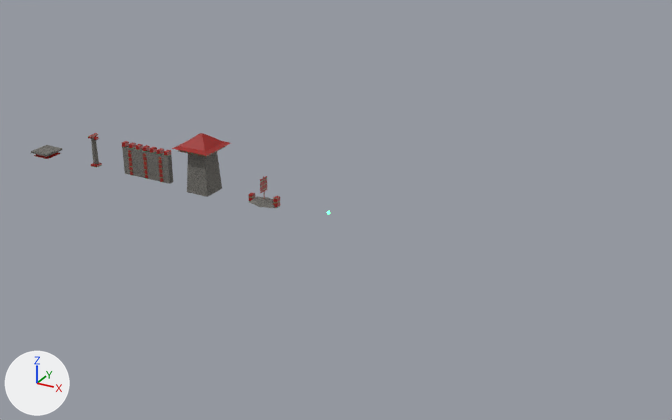
A saved change to the Blender file Assets/Integrante4/Art/BlenderSource~/china_kit.blend.
Rendered twice from a 50 mm lens placed at (125.8, -117.2, 60.3), pointed at (60.5, 1.5, 1.0). The lights are fixed; the arrows at lower left show +X, +Y and +Z. The first picture is the older version.

Names of what the first picture shows: 'china_tower', 'china_wall' and 3 more.
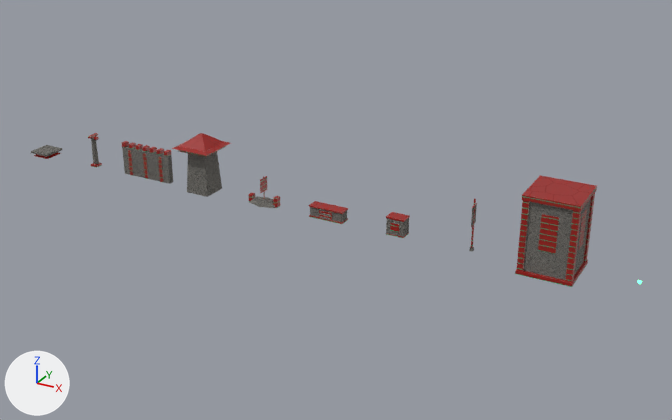
Boxes (x1, y1, x2, y2) around the edits, measured in the pictures (672 x 420 px):
'china_keep', added
    after: (515, 175, 597, 287)
    faces in mat_china_trim: (515, 175, 597, 287)
    faces in mat_china_stone: (523, 199, 591, 280)
'china_stairs', added
    after: (309, 201, 348, 224)
    faces in mat_china_trim: (309, 201, 348, 224)
    faces in mat_china_stone: (310, 207, 347, 222)
'china_block', added
    after: (386, 212, 410, 238)
    faces in mat_china_stone: (386, 218, 409, 237)
    faces in mat_china_trim: (386, 212, 410, 238)
'china_mast', added
    after: (469, 199, 477, 252)

The edits, one by one:
Mesh me_china_keep is new.
It has 616 vertices, 594 faces and spans x -4.0..4.0, y -4.0..4.0, z 0.0..12.0.
Faces by material slot: [540, 54].
It uses material mat_china_trim.
It uses material mat_china_stone.
Mesh me_china_mast is new.
It has 481 vertices, 459 faces and spans x -0.25..0.25, y -0.95..0.95, z 0.0..8.37.
Faces by material slot: [108, 351].
It uses material mat_china_stone.
It uses material mat_china_trim.
Mesh me_china_block is new.
It has 392 vertices, 378 faces and spans x -1.5..1.5, y -1.0..1.0, z 0.0..3.0.
Faces by material slot: [216, 162].
It uses material mat_china_trim.
It uses material mat_china_stone.
Mesh me_china_stairs is new.
It has 952 vertices, 918 faces and spans x -3.0..3.0, y -1.0..1.0, z 0.0..2.0.
Faces by material slot: [540, 378].
It uses material mat_china_trim.
It uses material mat_china_stone.
Object 'china_keep' (ob_china_keep) is new; it shows me_china_keep.
Its location is (96.0, 0.0, 0.0).
Object 'china_mast' (ob_china_mast) is new; it shows me_china_mast.
Its location is (84.0, 0.0, 0.0).
Object 'china_block' (ob_china_block) is new; it shows me_china_block.
Its location is (72.0, 0.0, 0.0).
Object 'china_stairs' (ob_china_stairs) is new; it shows me_china_stairs.
Its location is (60.0, 0.0, 0.0).
